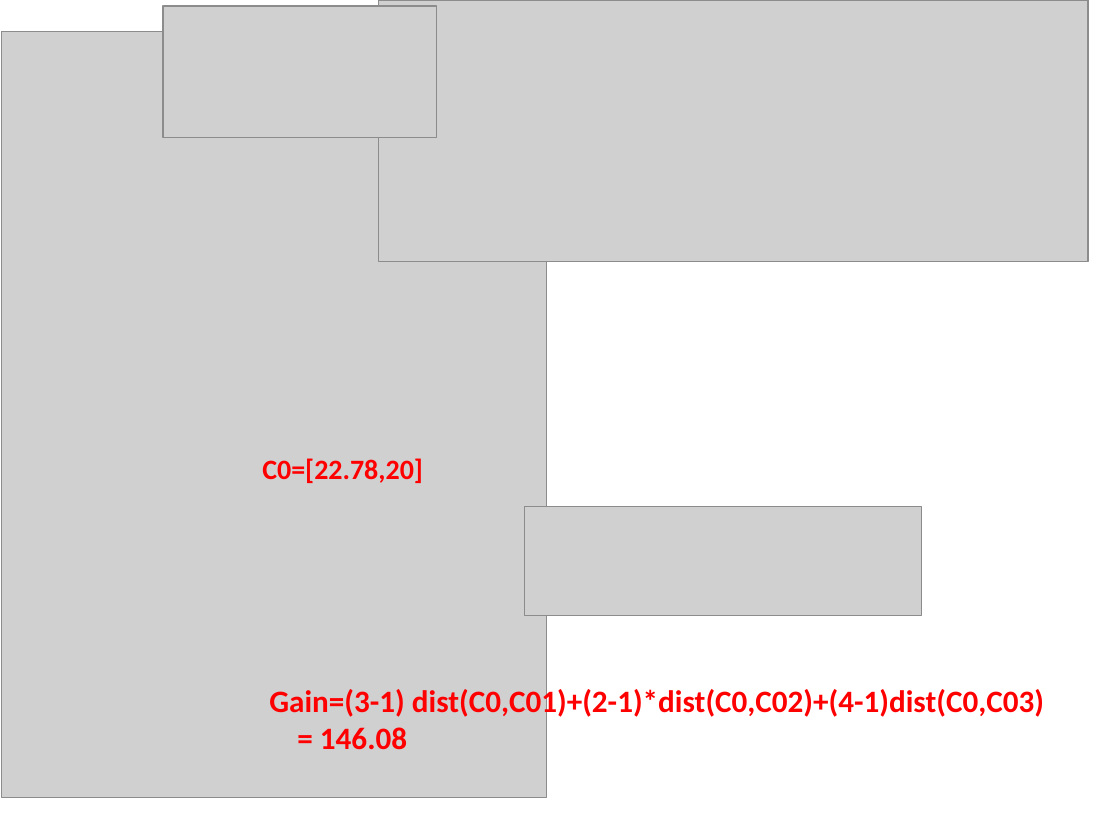
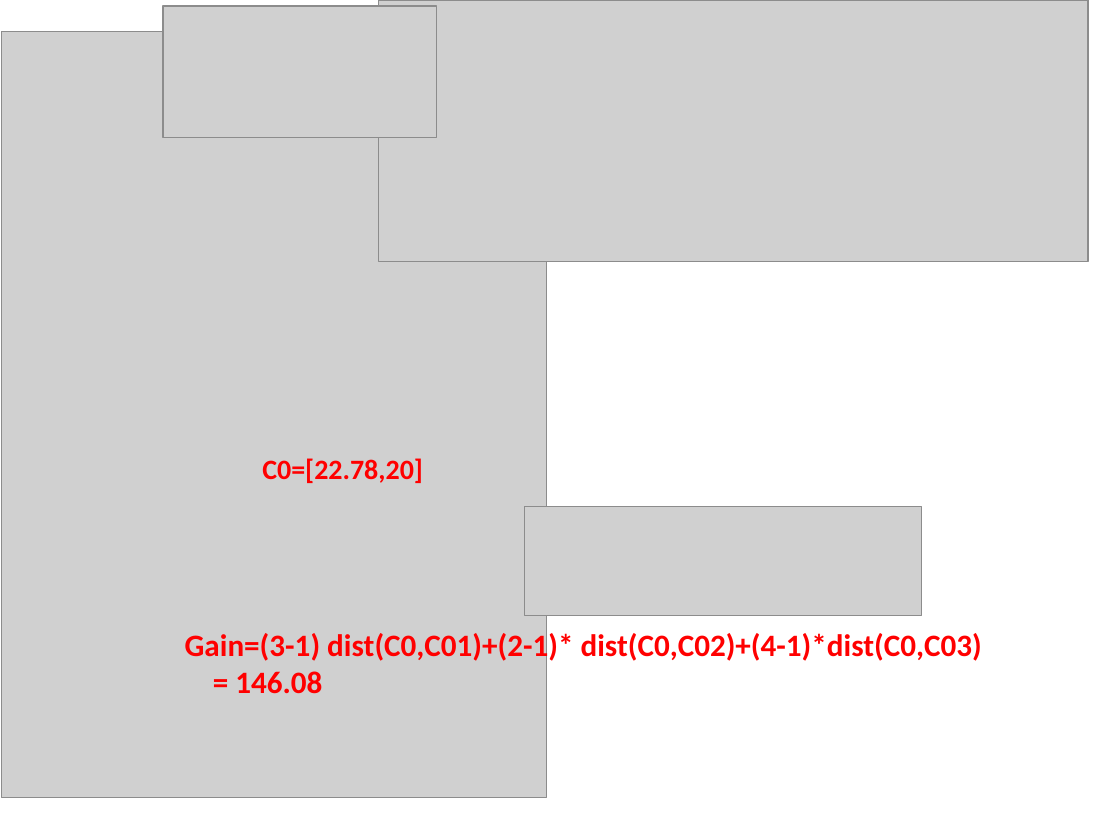
Before and after one commit to PrashanthSingaravelan/winter-semester-2022, a slide deck: slide 16 of CSI3010 Data Warehousing Data Mining/reference materials/module-5 cluster analysis and outlier analysis/20_Cluster Evaluation.pptx. Drawn at 1120x840 pixels with LibreOffice and Linux fonts; fonts in the diff are those of the drawing; grey boxes stand for pictures. Boxes give left, top, right and bottom in pixels: in the first picture for what was removed or moved away, otherwise in the second. Text is boxed around its words. In the diff, an @@ line names an element or a change of style, - is before the commit and + after.

```diff
--- a/CSI3010 Data Warehousing Data Mining/reference materials/module-5 cluster analysis and outlier analysis/20_Cluster Evaluation.pptx
+++ b/CSI3010 Data Warehousing Data Mining/reference materials/module-5 cluster analysis and outlier analysis/20_Cluster Evaluation.pptx
@@ text "Gain=(3-1) dist(C0,C01)+(2-1)* dist(C0,C02)+(4-1)*dist(C0,C0 ...": place and size @@
-text "Gain=(3-1) dist(C0,C01)+(2-1)* dist(C0,C02)+(4-1)*dist(C0,C0 ..." at <box>269,686,1044,750</box>
+text "Gain=(3-1) dist(C0,C01)+(2-1)* dist(C0,C02)+(4-1)*dist(C0,C0 ..." at <box>185,630,982,694</box>
@@ text at <box>185,630,982,664</box>: text changed @@
-Gain=(3-1) dist(C0,C01)+(2-1)*dist(C0,C02)+(4-1)dist(C0,C03)
+Gain=(3-1) dist(C0,C01)+(2-1)* dist(C0,C02)+(4-1)*dist(C0,C03)
```
Also in this commit, not shown: 2 other slides changed, 1 slide added, 1 slide removed, 9 other files.
